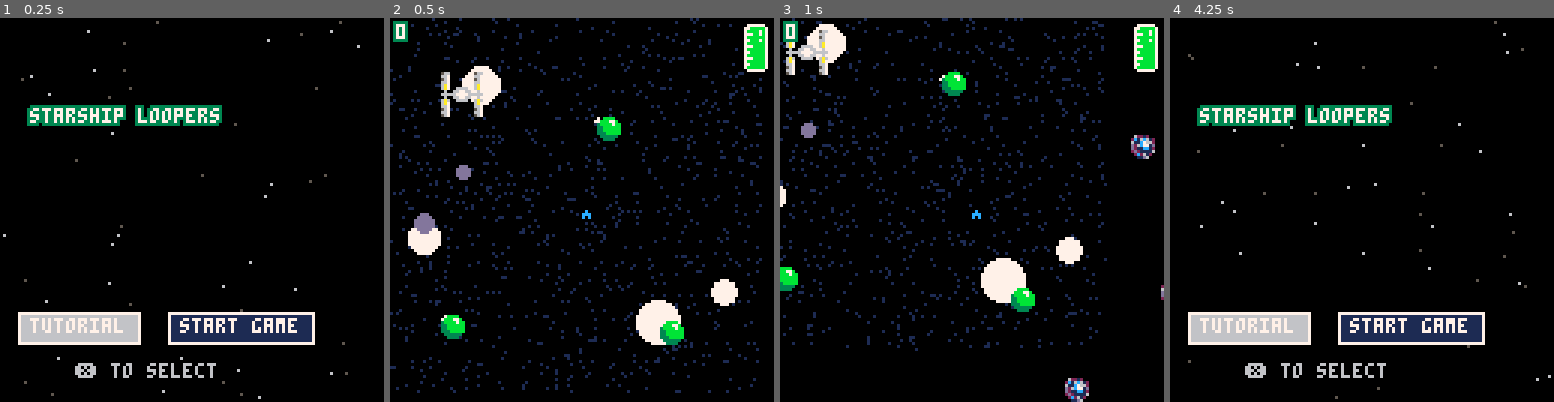
Above: before the commit, frames 1-4 (left to right).
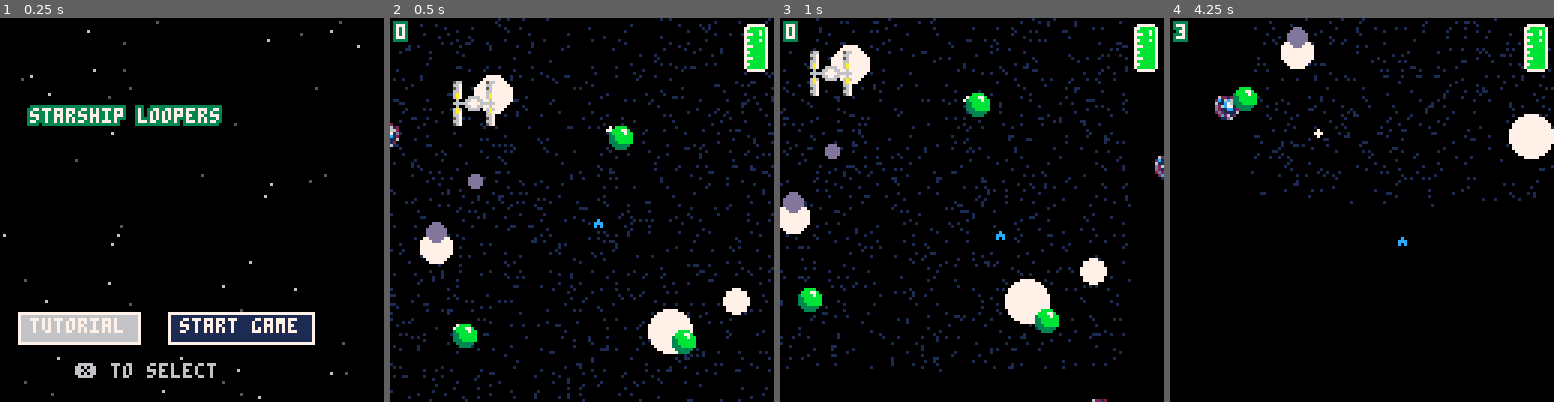
Above: after the commit, the same moments.

Repository: aadriien/GMTK-starship-loopers
Game: PICO-8 cartridge starship-loopers.p8
The game is run twice, just before and just after one commit, with the same random seed, the same clock (stepped at 60 frames per second) and the same inputs.
Inputs:
- Up to frame 1 (0.25 s): no input
- Up to frame 2 (0.5 s): tap X (X key) at 0.33 s
- Up to frame 3 (1 s): tap O (Z key) at 0.7 s
- Up to frame 4 (4.25 s): tap X (X key) at 1.07, 1.85, 2.97, 4.08 s; hold Right 1.6-2.1 s; tap O (Z key) every 0.4 s from 1.7 to 4.1 s; hold Right 2.47-3.03 s; hold Left 3.08-3.58 s; hold Right from 4.02 s (still down)

Frame 1 is identical in both runs. In frame 2, 15% of the frame differs, in the area x 0-100%, y 0-100%; in frame 3, 16%; in frame 4, 15%.

Commit message:
Cleaned up camera POV functionality & created portal mechanics to teleport

Diff:
--- a/starship-loopers.p8
+++ b/starship-loopers.p8
@@ -19,7 +19,8 @@
         sprite = 2,
         size = 4,
         state = "drift", -- "drift" or "lock"
-        target = "none"
+        target = "none",
+        portal_cooldown = 0
     }
     -- celestial body initialization
     bodies = {}
@@ -76,6 +77,10 @@
         y = 20,
         mass = 80
     }
+
+    -- camera perspective
+    cam = { x = 0, y = 0 }
+
     -- global variables
     max_orbit_distance = 100
     max_speed = 6
@@ -201,6 +206,10 @@
     -- update positions of ship, celestial bodies, and particles
     move_ship()
     move_fuel_pickups()
+
+    -- check if ship flying into any portals
+    activate_portal()
+
     -- update particles
     for particle in all(particles) do
         particle.x = (particle.x + particle.vx + 128) % 128
@@ -218,6 +227,24 @@
         end
     end
 
+    -- smooth camera follow with teleport detection
+    local target_cam_x = ship.x - 64
+    local target_cam_y = ship.y - 64
+    local cam_distance = sqrt(
+        sqr(target_cam_x - cam.x) +
+        sqr(target_cam_y - cam.y)
+    )
+
+    -- if ship teleported far away, snap camera closer
+    if cam_distance > 100 then
+        cam.x = target_cam_x
+        cam.y = target_cam_y
+    else
+        -- normal smooth follow
+        cam.x += 0.1 * (target_cam_x - cam.x)
+        cam.y += 0.1 * (target_cam_y - cam.y)
+    end
+
     -- end game condition when ship goes off screen
     if
         ship.x < 0 - map_boundary or
@@ -233,7 +260,7 @@
 function d_play_game()
     -- ADD PLAY GAME DRAW CODE HERE
     cls()
-    camera(flr(ship.x - 64), flr(ship.y - 64))
+    camera(flr(cam.x), flr(cam.y))
     map()
     -- draw particles
     for particle in all(particles) do
@@ -393,6 +419,11 @@
 end
 
 function move_ship()
+    -- decrement portal cooldown
+    if ship.portal_cooldown > 0 then
+        ship.portal_cooldown -= 1
+    end
+
     if ship.state == "lock" then
         -- TODO: orbital mechanics
         ship.target = find_closest()
@@ -451,6 +482,39 @@
 function is_collision(obj_a, obj_b)
     local dist = dst(obj_a, obj_b)
     return dist < obj_a.size + obj_b.size
+end
+
+function activate_portal()
+    -- don't activate if in cooldown
+    if ship.portal_cooldown > 0 then
+        return
+    end
+
+    -- check if ship intersecting with any portals
+    for portal in all(portals) do
+        if is_collision(ship, portal) then
+            -- find another portal to teleport to
+            local other_portals = {}
+            for p in all(portals) do
+                if p != portal then
+                    add(other_portals, p)
+                end
+            end
+
+            if #other_portals > 0 then
+                local dest = rnd(other_portals)
+
+                -- instant teleportation
+                ship.x = dest.x
+                ship.y = dest.y
+
+                -- portal cooldown to prevent immediate re-teleport
+                ship.portal_cooldown = 45
+            end
+
+            break
+        end
+    end
 end
 
 function find_closest()
@@ -566,7 +630,8 @@
     local new_portal = {
         x = px,
         y = py,
-        sprite = 3
+        sprite = 3,
+        size = 4
     }
     add(portals, new_portal)
 end
